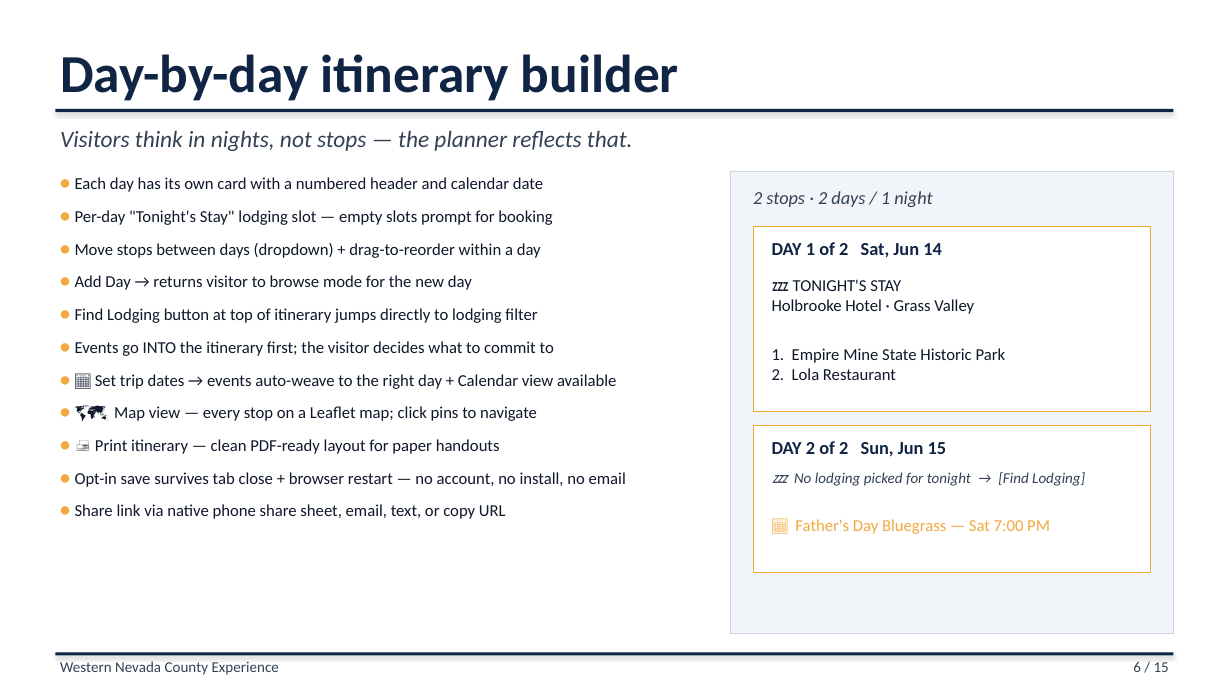
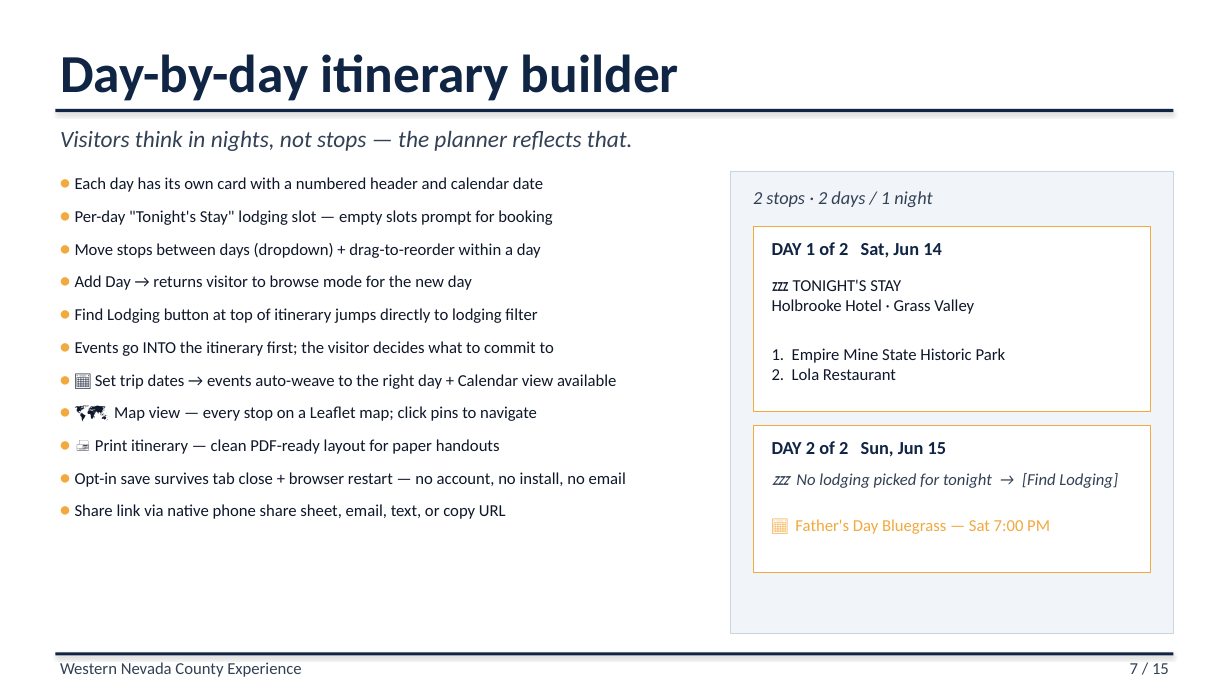
Before and after one commit to liammlrb-eng/nevada-county-experiences, a slide deck: slide 7 of demo_pitch.pptx (slide 6 before the commit). Drawn at 1232x693 pixels with LibreOffice and Linux fonts; fonts in the diff are those of the drawing. Boxes give left, top, right and bottom in pixels: in the first picture for what was removed or moved away, otherwise in the second. Text is boxed around its words. In the diff, an @@ line names an element or a change of style, - is before the commit and + after.

```diff
--- a/demo_pitch.pptx
+++ b/demo_pitch.pptx
@@ text "💤 No lodging picked for ..." at <box>796,473,1118,488</box>: size 11.7 to 13 pt @@
@@ text "Western Nevada County Experience" at <box>60,662,301,677</box>: size 11.7 to 13 pt @@
@@ text at <box>1130,663,1169,674</box>: text changed; size 11.7 to 13 pt @@
-6 / 15
+7 / 15
```
Also in this commit, not shown: 13 other slides changed, 1 slide added, 3 other files.
